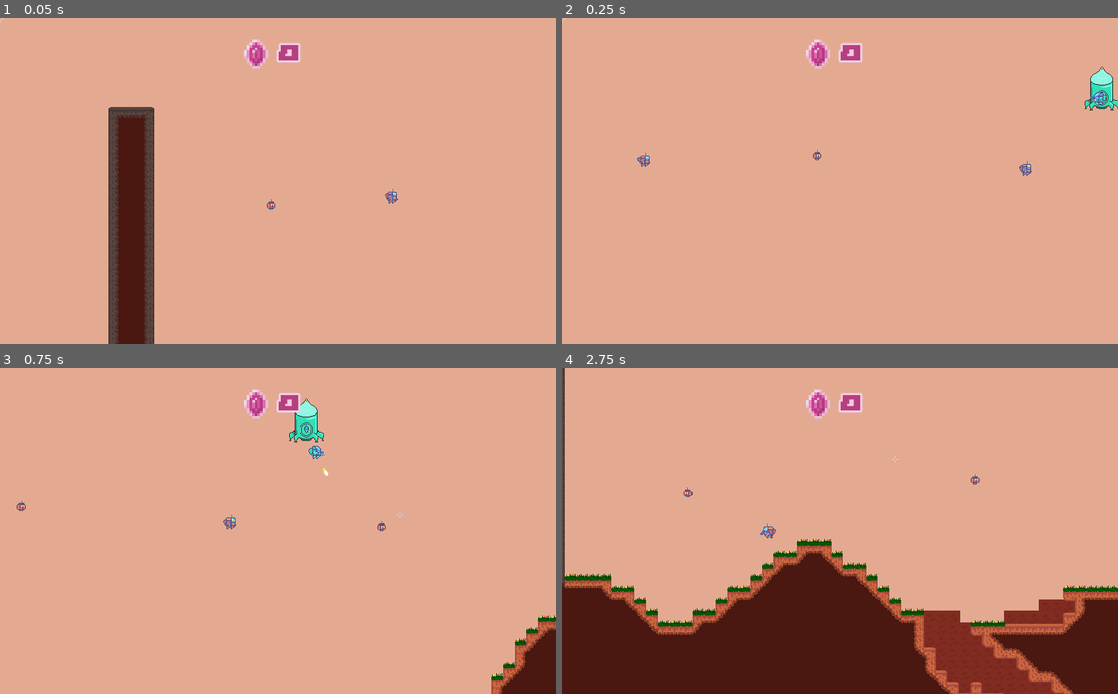
Above: before the commit, frames 1-4 (two rows, left to right).
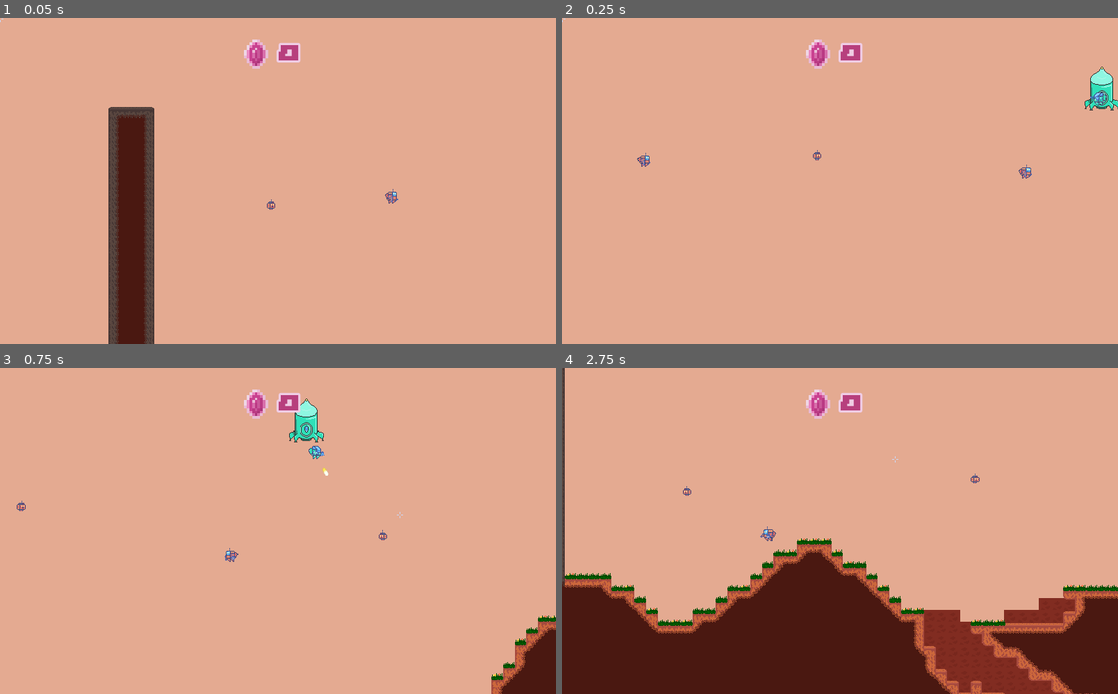
Above: after the commit, the same moments.

Repository: MichaelRRyan/Mecha-Miners
Game: Godot game, scene res://scenes/world/World.tscn
Two runs of this game, one before a commit and one after it. Both use one fixed random seed, a clock stepped at 60 frames per second and the inputs below.
Inputs (mouse positions are in pixels of both pictures, inside the frame that each line leads up to):
- Up to frame 1 (0.05 s): no input
- Up to frame 2 (0.25 s): no input
- Up to frame 3 (0.75 s): tap Enter at 0.5 s; move the mouse to (400, 514) at 0.52 s; press the mouse at (400, 514) at 0.53 s; hold D (move_right) from 0.53 s (still down)
- Up to frame 4 (2.75 s): tap W (jump) at 0.77, 1.52 s; move the mouse to (728, 547) at 1.27 s; release D (move_right) at 1.28 s; release the mouse at (728, 547) at 1.28 s; hold A (move_left) 1.28-2.03 s; right-click (728, 547) at 1.35 s; move the mouse to (895, 459) at 2.02 s; hold D (move_right) from 2.03 s (still down); hold P (ai_perspective) from 2.03 s (still down)

Frame 1 is identical in both runs. In frame 2, less than 0.1% of the frame differs, in the area x 82-85%, y 43-50%; in frame 3, 0.2%; in frame 4, 2.5%, in the area x 0-100%, y 32-100%.

Commit message:
Added more debugging tools and tested fight or flight

Diff:
--- a/project.godot
+++ b/project.godot
@@ -125,6 +125,7 @@
 
 [display]
 
+window/size/fullscreen=true
 window/stretch/mode="2d"
 window/stretch/aspect="expand"
 
--- a/scenes/ai/AIController.tscn
+++ b/scenes/ai/AIController.tscn
@@ -7,12 +7,17 @@
 [ext_resource path="res://scripts/ai/sensors/EntityAvoider.gd" type="Script" id=5]
 [ext_resource path="res://scripts/ai/sensors/EntitySensor.gd" type="Script" id=6]
 [ext_resource path="res://scripts/ai/sensors/ThreatDetector.gd" type="Script" id=7]
+[ext_resource path="res://assets/fonts/matchup_pro.ttf" type="DynamicFontData" id=8]
 
 [sub_resource type="CircleShape2D" id=1]
 radius = 100.0
 
 [sub_resource type="CircleShape2D" id=2]
-radius = 100.0
+radius = 150.0
+
+[sub_resource type="DynamicFont" id=3]
+outline_size = 2
+font_data = ExtResource( 8 )
 
 [node name="AIController" type="Node2D"]
 script = ExtResource( 1 )
@@ -53,10 +58,27 @@
 [node name="CollisionShape2D" type="CollisionShape2D" parent="EntityAvoider"]
 shape = SubResource( 2 )
 
+[node name="Status" type="Label" parent="."]
+visible = false
+anchor_left = 0.5
+anchor_top = 0.5
+anchor_right = 0.5
+anchor_bottom = 0.5
+margin_left = -51.0
+margin_top = 14.0
+margin_right = 79.0
+margin_bottom = 38.0
+rect_scale = Vector2( 0.8, 0.8 )
+custom_colors/font_color = Color( 0, 0, 0, 1 )
+custom_fonts/font = SubResource( 3 )
+text = "IDLE"
+align = 1
+
 [connection signal="body_entered" from="ItemSensor" to="ItemSensor" method="_on_ItemSensor_body_entered"]
 [connection signal="body_exited" from="ItemSensor" to="ItemSensor" method="_on_ItemSensor_body_exited"]
 [connection signal="body_entered" from="EntitySensor" to="EntitySensor" method="_on_EntitySensor_body_entered"]
 [connection signal="body_exited" from="EntitySensor" to="EntitySensor" method="_on_EntitySensor_body_exited"]
+[connection signal="entity_out_of_sight" from="EntitySensor" to="ThreatDetector" method="_on_EntitySensor_entity_out_of_sight"]
 [connection signal="entity_spotted" from="EntitySensor" to="ThreatDetector" method="_on_EntitySensor_entity_spotted"]
 [connection signal="body_entered" from="EntityAvoider" to="EntityAvoider" method="_on_EntityAvoidanceSensor_body_entered"]
 [connection signal="body_exited" from="EntityAvoider" to="EntityAvoider" method="_on_EntityAvoidanceSensor_body_exited"]
--- a/scripts/ItemData.gd
+++ b/scripts/ItemData.gd
@@ -14,6 +14,9 @@
 }
 
 
-# -----------------------------------------------------------------------------
+# ------------------------------------------------------------------------------
 func get_data(item_type):
 	return data[item_type]
+
+
+# ------------------------------------------------------------------------------
--- a/scripts/ai/AIController.gd
+++ b/scripts/ai/AIController.gd
@@ -43,6 +43,7 @@
 
 		var behaviour = _behaviour_stack.back()
 
+		# Assigns the new highest priority behaviour.
 		if _highest_priority_behaviour == behaviour:
 			if _behaviour_stack.size() > 1:
 				var index = _behaviour_stack.find(behaviour)
@@ -118,6 +119,8 @@
 		else:
 			print("AI " + subject.name + " entering " + behaviour.get_class())
 
+		$Status.text = behaviour.get_class()
+
 	behaviour.set_brain(self)
 	behaviour.set_active(true)
 
@@ -147,6 +150,12 @@
 	# Toggles AI debug mode.
 	if event.is_action_pressed("ai_debug"):
 		_debug = not _debug
+		$Status.visible = _debug
+
+		if not _behaviour_stack.empty():
+			$Status.text = _behaviour_stack.back().get_class()
+		else:
+			$Status.text = "None"
 
 	if event.is_action_pressed("ai_perspective"):
 
--- a/scripts/ai/FightOrFlightDecision.gd
+++ b/scripts/ai/FightOrFlightDecision.gd
@@ -72,15 +72,16 @@
 	extends DecisionNode
 
 	# TODO: Move to a global script.
-	const WORLD_HEIGHT = 350
+	const WORLD_HEIGHT = 350.0 * 16.0
+	const ONE_OVER_WORLD_HEIGHT = 1.0 / WORLD_HEIGHT
 
 	# The threshold at which point the reward changes.
-	const MEDIUM_REWARD_THRESHOLD = 0.5
-	const HIGH_REWARD_THRESHOLD = 0.8
+	const MEDIUM_REWARD_THRESHOLD = 0.3
+	const HIGH_REWARD_THRESHOLD = 0.7
 
 	# --------------------------------------------------------------------------
 	func make_decision(brain : AIBrain, entity : Node2D) -> void:
-		var depth = entity.global_position.y / WORLD_HEIGHT
+		var depth = entity.global_position.y * ONE_OVER_WORLD_HEIGHT
 
 		if depth < MEDIUM_REWARD_THRESHOLD:
 			_branch(Values.LOW, brain, entity)
--- a/scripts/ai/behaviours/FleeBehaviour.gd
+++ b/scripts/ai/behaviours/FleeBehaviour.gd
@@ -1,2 +1,18 @@
 class_name FleeBehaviour
 extends Behaviour
+
+var threat_detector = null
+
+
+# ------------------------------------------------------------------------------
+func _ready():
+	threat_detector = _brain.find_node("ThreatDetector")
+
+
+# ------------------------------------------------------------------------------
+func _process(_delta):
+	if _active and threat_detector.get_threats() <= 0:
+		_brain.pop_behaviour()
+
+
+# ------------------------------------------------------------------------------
--- a/scripts/ai/sensors/EntitySensor.gd
+++ b/scripts/ai/sensors/EntitySensor.gd
@@ -1,6 +1,7 @@
 extends Area2D
 
 signal entity_spotted(entity)
+signal entity_out_of_sight(entity)
 
 var _entities_in_range = []
 
@@ -32,6 +33,7 @@
 #-------------------------------------------------------------------------------
 func _on_EntitySensor_body_exited(body):
 	_entities_in_range.erase(body)
+	emit_signal("entity_out_of_sight", body)
 
 
 #-------------------------------------------------------------------------------
--- a/scripts/ai/sensors/ThreatDetector.gd
+++ b/scripts/ai/sensors/ThreatDetector.gd
@@ -11,6 +11,11 @@
 func add_threat(entity):
 	if not _threats.has(entity):
 		_threats.append(entity)
+
+
+#-------------------------------------------------------------------------------
+func get_threats() -> Array:
+	return _threats
 
 
 #-------------------------------------------------------------------------------
@@ -37,9 +42,14 @@
 
 
 #-------------------------------------------------------------------------------
-func _on_EntitySensor_entity_spotted(_entity):
-	if _has_weapon:
-		_brain.request_add_behaviour(AttackBehaviour.new())
+func _on_EntitySensor_entity_spotted(entity):
+	_fight_or_flight.make_decision(_brain, entity)
+
+
+#-------------------------------------------------------------------------------
+func _on_EntitySensor_entity_out_of_sight(entity):
+	if _threats.has(entity):
+		_threats.erase(entity)
 
 
 #-------------------------------------------------------------------------------
--- a/scripts/entities/Entity.gd
+++ b/scripts/entities/Entity.gd
@@ -132,7 +132,7 @@
 
 # -----------------------------------------------------------------------------
 func get_gun_count() -> int:
-	return _drills.size()
+	return _guns.size()
 
 
 # -----------------------------------------------------------------------------
Not shown: 1 places in scenes/ai/AIController.tscn that only renumber resources
